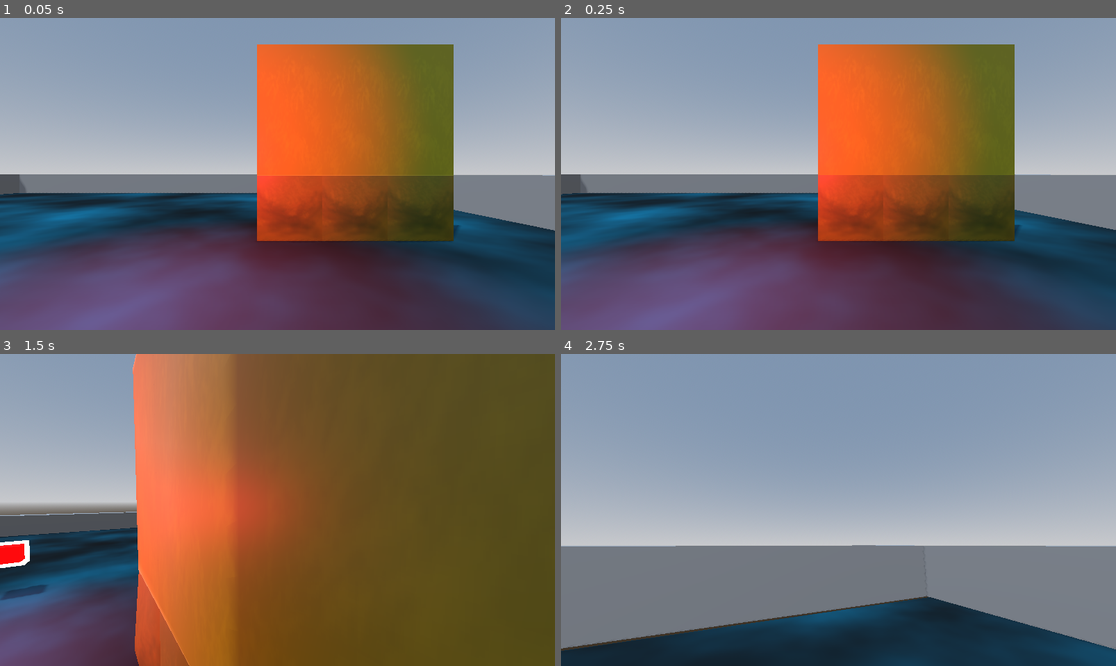
Above: before the commit, frames 1-4 (two rows, left to right).
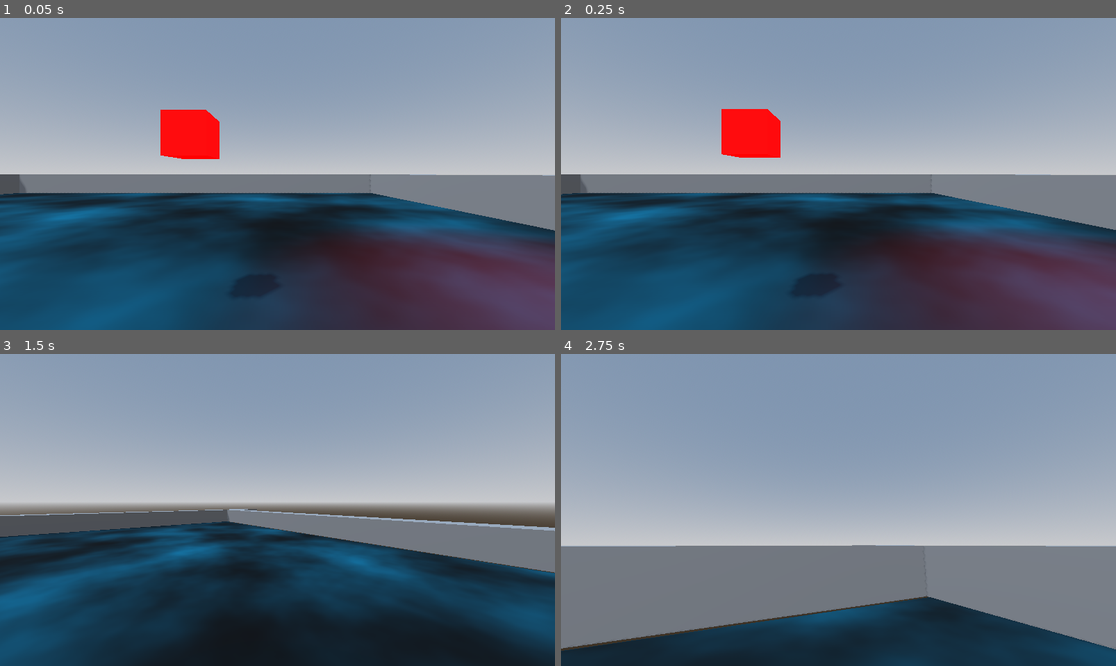
Above: after the commit, the same moments.

Repository: uniqueusername/burning-paper
Game: Godot game, scene res://levels/world2.tscn
Two runs of this game, one before a commit and one after it. Both use one fixed random seed, a clock stepped at 60 frames per second and the inputs below. This scene is started directly instead of the project's main scene.
Inputs (mouse positions are in pixels of both pictures, inside the frame that each line leads up to):
- Up to frame 1 (0.05 s): no input
- Up to frame 2 (0.25 s): no input
- Up to frame 3 (1.5 s): tap Enter at 0.5 s; move the mouse to (305, 510) at 0.52 s; hold W (forward) from 0.53 s (still down); tap Space (jump) at 0.77 s; move the mouse to (249, 510) at 1.27 s
- Up to frame 4 (2.75 s): keep holding W (forward); tap Space (jump) at 1.52 s; move the mouse to (849, 503) at 2.02 s

The runs differ from the first frame. In frame 1, 48% of the frame differs, in the area x 0-100%, y 8-100%; in frame 2, 48%; in frame 3, 82%, in the area x 0-100%, y 0-100%; in frame 4, nothing differs.

Commit message:
added terminal outline on hover

Diff:
--- a/levels/world2.tscn
+++ b/levels/world2.tscn
@@ -1,8 +1,7 @@
-[gd_scene load_steps=10 format=3 uid="uid://banvq7n5t3gah"]
+[gd_scene load_steps=9 format=3 uid="uid://banvq7n5t3gah"]
 
 [ext_resource type="PackedScene" uid="uid://cycfgh6uhnl1h" path="res://objects/player/player.tscn" id="1_j6y61"]
 [ext_resource type="PackedScene" uid="uid://b2b0kp0wya7bg" path="res://objects/terminal/terminal.tscn" id="2_bna8q"]
-[ext_resource type="PackedScene" uid="uid://df0mesj8xgr4m" path="res://assets/tposetaxman.glb" id="3_4vx68"]
 
 [sub_resource type="ProceduralSkyMaterial" id="ProceduralSkyMaterial_tobbq"]
 sky_horizon_color = Color(0.647059, 0.654902, 0.670588, 1)
@@ -40,19 +39,25 @@
 size = Vector3(20.1669, 0.001, 18.901)
 material = SubResource("StandardMaterial3D_e776h")
 
-[node name="CharacterBody3D" parent="." instance=ExtResource("1_j6y61")]
+[node name="terminal" parent="." instance=ExtResource("2_bna8q")]
+transform = Transform3D(1, -4.96115e-11, -7.27596e-12, -9.09773e-12, 1, -7.27596e-12, 0, 1.45519e-11, 1, 3.37785, 1.29949, 0)
+
+[node name="player" parent="." instance=ExtResource("1_j6y61")]
 collision_layer = 2
 
-[node name="head" parent="CharacterBody3D" index="2"]
+[node name="head" parent="player" index="2"]
 visible = false
+
+[node name="RayCast3D" parent="player/head/Camera3D" index="0"]
+target_position = Vector3(2.08165e-12, 2.08165e-12, -1)
+
+[node name="interact" parent="player" index="3"]
+interact_distance = 1.0
 
 [node name="DirectionalLight3D" type="DirectionalLight3D" parent="."]
 transform = Transform3D(0.690971, 0.647584, -0.321238, 1.64799e-16, 0.444385, 0.895836, 0.722883, -0.618996, 0.307057, 0.680355, 4.41086, -4.76837e-07)
 light_energy = 0.111
 shadow_enabled = true
-
-[node name="terminal" parent="." instance=ExtResource("2_bna8q")]
-transform = Transform3D(1, -4.96115e-11, -7.27596e-12, -9.09773e-12, 1, -7.27596e-12, 0, 1.45519e-11, 1, 0, 0.713574, 0)
 
 [node name="walls" type="Node3D" parent="."]
 
@@ -73,7 +78,4 @@
 transform = Transform3D(-9.2996e-07, -1.74846e-07, 1, 0, 1, 1.74846e-07, -21.275, 7.64274e-15, -4.37114e-08, 9.53609, 0.5005, -2.01736)
 use_collision = true
 
-[node name="tposetaxman" parent="." instance=ExtResource("3_4vx68")]
-transform = Transform3D(1, 0, 0, 0, 1, 0, 0, 0, 1, 5.18452, 0.000500679, -1.60921)
-
-[editable path="CharacterBody3D"]
+[editable path="player"]
--- a/objects/player/interact.gd
+++ b/objects/player/interact.gd
@@ -1,10 +1,18 @@
 extends Node
 
-@export var interact_distance : int = 2
+signal highlight
+signal unhighlight
+
+@export var interact_distance : float = 1
 
 func _ready():
 	%RayCast3D.target_position = Vector3(0, 0, -interact_distance)
+	get_tree().call_group("terminals", "connect_highlight_signals", self)
 
 func _physics_process(delta):
 	if %RayCast3D.is_colliding():
-		pass
+		var distance = %RayCast3D.get_collision_point()
+		distance = distance.distance_to(get_parent().global_position)
+		if distance < interact_distance: highlight.emit()
+		else: unhighlight.emit()
+	else: unhighlight.emit()
--- a/objects/player/player.tscn
+++ b/objects/player/player.tscn
@@ -8,7 +8,7 @@
 [sub_resource type="ConvexPolygonShape3D" id="ConvexPolygonShape3D_6fiin"]
 points = PackedVector3Array(-0.125207, -0.532801, -0.480507, 0.0227831, 0.47607, 0.498884, 0.169713, 0.559144, 0.464172 …(924 unchanged characters)…
 
-[node name="CharacterBody3D" type="CharacterBody3D"]
+[node name="player" type="CharacterBody3D"]
 transform = Transform3D(1, 0, 0, 0, 1, 0, 0, 0, 1, 3.998, 1, 1.491)
 disable_mode = 2
 script = ExtResource("1_ra8br")
@@ -30,4 +30,3 @@
 
 [node name="interact" type="Node" parent="."]
 script = ExtResource("2_8mlpd")
-interact_distance = 1032
--- a/objects/terminal/terminal.gd
+++ b/objects/terminal/terminal.gd
@@ -1,4 +1,14 @@
-extends MeshInstance3D
+extends CSGBox3D
 
 func _ready():
 	add_to_group("terminals")
+
+func _on_highlight():
+	$outline.visible = true
+
+func _on_unhighlight():
+	$outline.visible = false
+
+func connect_highlight_signals(player: Node):
+	player.highlight.connect(_on_highlight)
+	player.unhighlight.connect(_on_unhighlight)
--- a/objects/terminal/terminal.tscn
+++ b/objects/terminal/terminal.tscn
@@ -1,14 +1,12 @@
 [gd_scene load_steps=5 format=3 uid="uid://b2b0kp0wya7bg"]
+
+[ext_resource type="Script" path="res://objects/terminal/terminal.gd" id="1_q4vcm"]
 
 [sub_resource type="StandardMaterial3D" id="StandardMaterial3D_p7e64"]
 albedo_color = Color(1, 0, 0, 1)
 emission_enabled = true
 emission = Color(1, 0, 0, 1)
 emission_energy_multiplier = 4.54
-
-[sub_resource type="BoxMesh" id="BoxMesh_uar3o"]
-material = SubResource("StandardMaterial3D_p7e64")
-size = Vector3(0.3, 0.3, 0.3)
 
 [sub_resource type="StandardMaterial3D" id="StandardMaterial3D_xb21c"]
 shading_mode = 0
@@ -27,9 +25,14 @@
 "vertex_data": PackedByteArray(126, 184, 84, 190, 126, 184, 84, 62, 126, 184, 84, 62, 126, 184, 84, 62, 126, 184, 84, 6 …(2107 unchanged characters)…
 }]
 
-[node name="MeshInstance3D" type="MeshInstance3D"]
+[node name="terminal" type="CSGBox3D"]
 transform = Transform3D(1, -4.96115e-11, -7.27596e-12, -9.09773e-12, 1, -7.27596e-12, 0, 1.45519e-11, 1, 0, 0, 0)
-mesh = SubResource("BoxMesh_uar3o")
+use_collision = true
+collision_layer = 4
+collision_mask = 0
+size = Vector3(0.3, 0.3, 0.3)
+material = SubResource("StandardMaterial3D_p7e64")
+script = ExtResource("1_q4vcm")
 
 [node name="OmniLight3D" type="OmniLight3D" parent="."]
 transform = Transform3D(1, -0.000376488, -0.000111715, 0.000376497, 1, 8.31569e-05, 0.000111684, -8.3199e-05, 1, 3.06466, 0.872779, 0.327618)
@@ -37,15 +40,7 @@
 light_energy = 9.404
 omni_range = 3.905
 
-[node name="terminal" type="CSGBox3D" parent="."]
-transform = Transform3D(1, -0.00037649, -0.000111707, 0.000376497, 1, 8.31679e-05, 0.000111684, -8.3199e-05, 1, 3.06466, 0.872779, 0.327618)
+[node name="outline" type="MeshInstance3D" parent="."]
+transform = Transform3D(1, 1.05879e-22, 0, 0, 1, 0, 0, 0, 1, 0, 0, 0)
 visible = false
-use_collision = true
-collision_layer = 4
-collision_mask = 0
-size = Vector3(0.3, 0.3, 0.3)
-material = SubResource("StandardMaterial3D_p7e64")
-
-[node name="MeshInstance3D" type="MeshInstance3D" parent="."]
-transform = Transform3D(1, 1.05879e-22, 0, 0, 1, 0, 0, 0, 1, 0, 0, 0)
 mesh = SubResource("ArrayMesh_lygj0")
--- a/objects/utility/game_manager.gd
+++ b/objects/utility/game_manager.gd
@@ -6,3 +6,6 @@
 
 	if event.is_action_pressed("ui_reset"):
 		get_tree().reload_current_scene()
+
+func get_player_or_null():
+	return get_node_or_null("player")
--- a/project.godot
+++ b/project.godot
@@ -66,3 +66,7 @@
 3d_physics/layer_1="walls"
 3d_physics/layer_2="player"
 3d_physics/layer_3="terminal"
+
+[rendering]
+
+textures/vram_compression/import_s3tc_bptc=true
